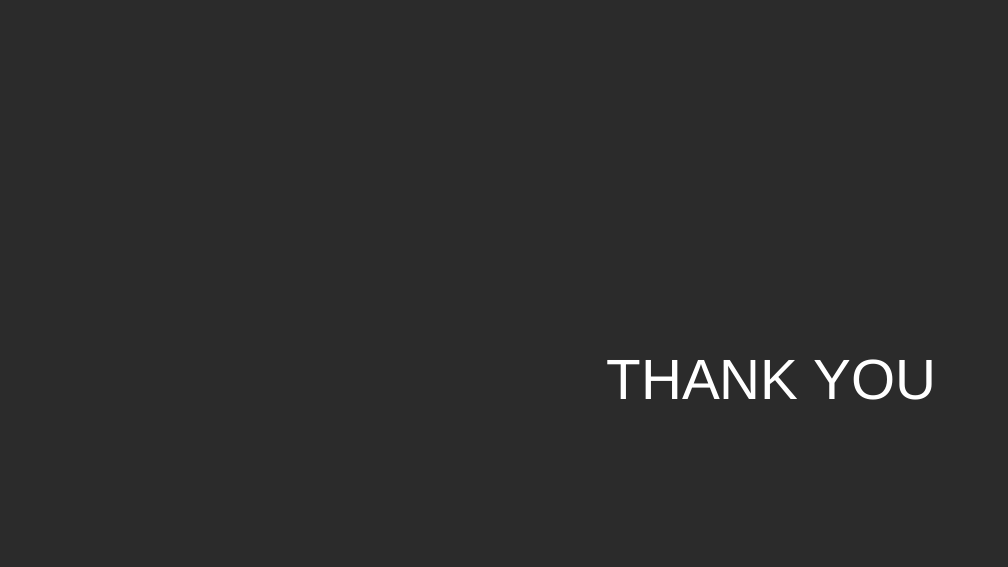
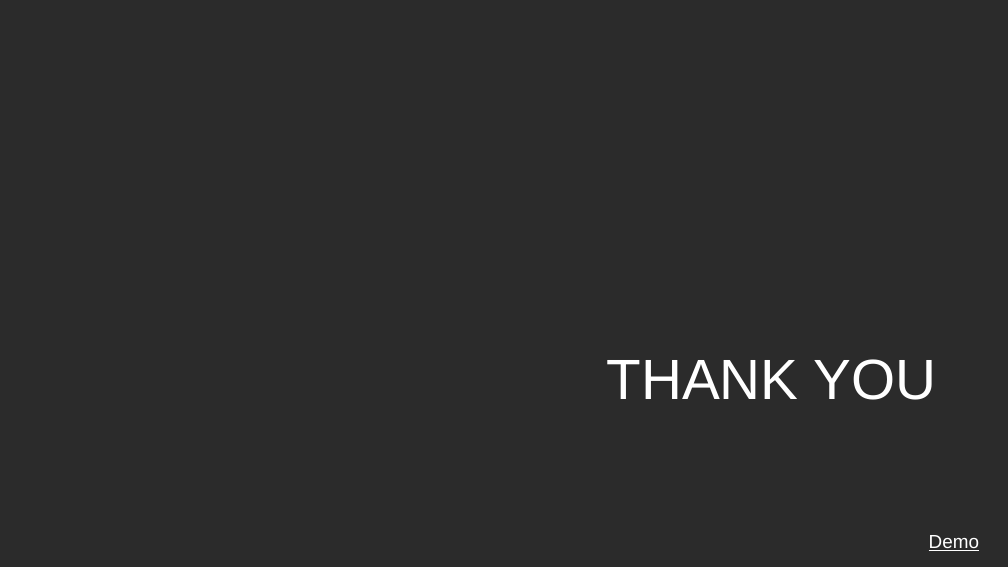
Before and after one commit to Elhai12/SBA_loans_predict, a slide deck: slide 8 of Presentation_model.pptx (slide 9 before the commit). Drawn at 1008x567 pixels with LibreOffice and Linux fonts; fonts in the diff are those of the drawing; background and template pictures are left out; a plain dark background stands for a picture behind light text. Boxes give left, top, right and bottom in pixels: in the first picture for what was removed or moved away, otherwise in the second. Text is boxed around its words. In the diff, an @@ line names an element or a change of style, - is before the commit and + after.

```diff
--- a/Presentation_model.pptx
+++ b/Presentation_model.pptx
@@ text added at <box>929,535,979,551</box>, 18 pt, text #FFFFFF, underline @@
+Demo
```
Also in this commit, not shown: 2 other slides changed, 1 slide removed.
